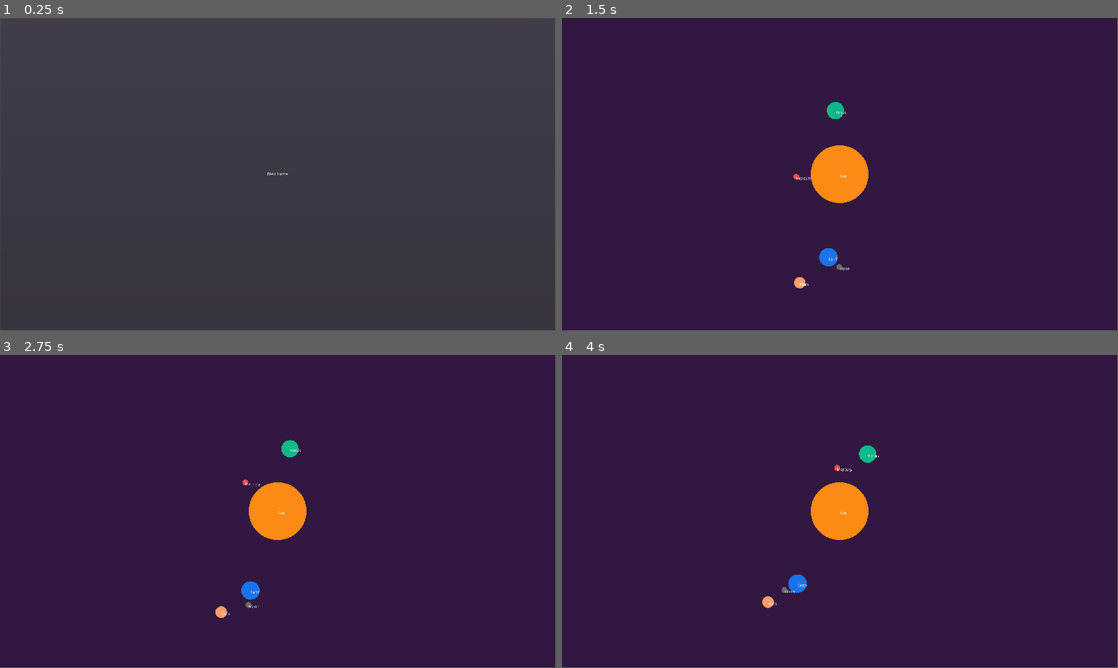
Above: before the commit, frames 1-4 (two rows, left to right).
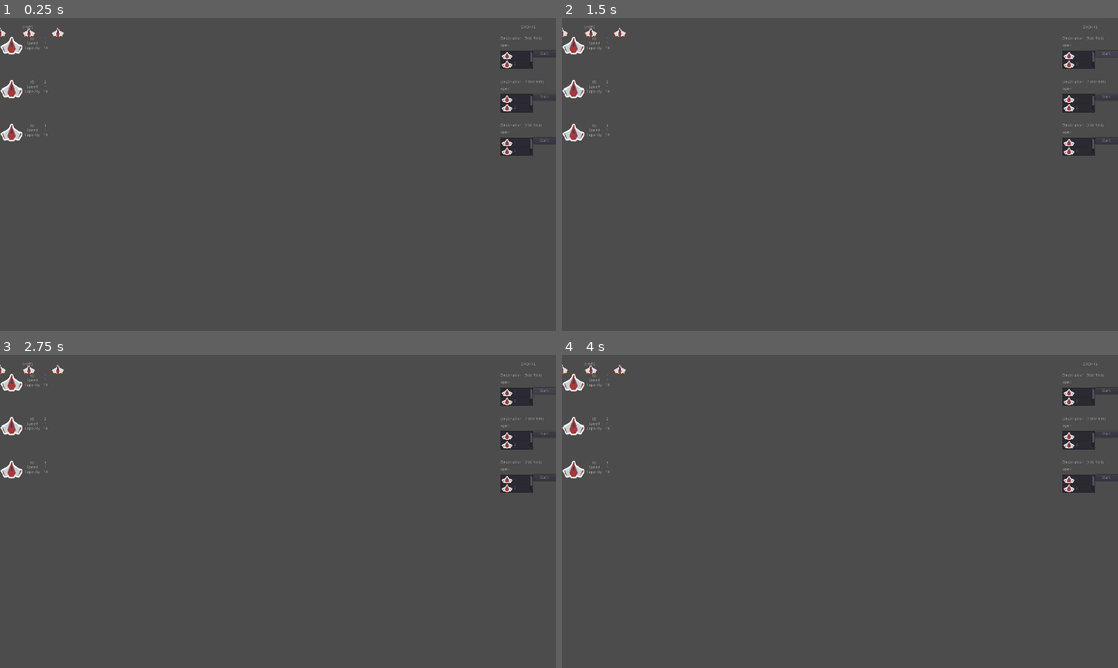
Above: after the commit, the same moments.

Repository: Stepets/BC3
Game: Godot game, scene res://scenes/Main.tscn
Two runs of this game, one before a commit and one after it. Both use one fixed random seed, a clock stepped at 60 frames per second and the inputs below. Before the commit the project starts from res://scenes/Game.tscn.
Inputs (mouse positions are in pixels of both pictures, inside the frame that each line leads up to):
- Up to frame 1 (0.25 s): no input
- Up to frame 2 (1.5 s): click (840, 174) at 0.5 s, where only the run before the commit has a clickable "New Game"; click (1106, 52) at 1.25 s, where only the run after the commit has a clickable "Start!"
- Up to frame 3 (2.75 s): click (544, 389) at 2 s, where only the run after the commit has a clickable "Start!"
- Up to frame 4 (4 s): click (1106, 389) at 2.75 s, where only the run after the commit has a clickable "Start!"; move the mouse to (962, 495) at 3.52 s; click (962, 495) at 3.67 s
In our replay, the window is 799x449 before the commit and 800x450 after it. These sizes can differ from the game's own. Grey fills any space a smaller window leaves; there, only what the larger window draws over its background counts as a difference.

The runs differ from the first frame. In frame 1, 1.1% of the frame differs, in the area x 0-100%, y 2-51%; in frame 2, 99%, in the area x 0-100%, y 0-100%; in frame 3, 99%; in frame 4, 99%.
Error before the commit: Invalid get index 'cycle_elapsed' (on base: 'Nil'). (res://scripts/Planet.gd:12)

Commit message:
Ships and Orders UI

Diff:
--- a/project.godot
+++ b/project.godot
@@ -9,11 +9,6 @@
 config_version=4
 
 _global_script_classes=[ {
-"base": "CanvasLayer",
-"class": "GlobalCanvasLayer",
-"language": "GDScript",
-"path": "res://scripts/GlobalCanvasLayer.gd"
-}, {
 "base": "Node2D",
 "class": "Map",
 "language": "GDScript",
@@ -90,7 +85,6 @@
 "path": "res://scripts/Viewport.gd"
 } ]
 _global_script_class_icons={
-"GlobalCanvasLayer": "",
 "Map": "",
 "OrbitData": "",
 "Planet": "",
@@ -111,13 +105,20 @@
 [application]
 
 config/name="Tycoon"
-run/main_scene="res://scenes/Game.tscn"
+run/main_scene="res://scenes/Main.tscn"
 config/icon="res://icon.png"
+
+[autoload]
+
+GlobalCanvasLayer="*res://scenes/GlobalCanvasLayer.tscn"
 
 [display]
 
 window/size/width=1920
 window/size/height=1080
+window/dpi/allow_hidpi=true
+window/vsync/use_vsync=false
+window/stretch/mode="2d"
 
 [rendering]
 
--- a/scenes/Main.tscn
+++ b/scenes/Main.tscn
@@ -4,3 +4,47 @@
 
 [node name="Main" type="Node2D"]
 script = ExtResource( 1 )
+
+[node name="OrdersLabel" type="Label" parent="."]
+margin_left = 1728.0
+margin_right = 1920.0
+margin_bottom = 64.0
+text = "Orders"
+align = 1
+valign = 1
+autowrap = true
+clip_text = true
+uppercase = true
+__meta__ = {
+"_edit_use_anchors_": false
+}
+
+[node name="Orders" type="ScrollContainer" parent="."]
+margin_left = 1728.0
+margin_top = 64.0
+margin_right = 1920.0
+margin_bottom = 1080.0
+__meta__ = {
+"_edit_use_anchors_": false
+}
+
+[node name="ShipsLabel" type="Label" parent="."]
+margin_right = 192.0
+margin_bottom = 64.0
+text = "Ships"
+align = 1
+valign = 1
+autowrap = true
+clip_text = true
+uppercase = true
+__meta__ = {
+"_edit_use_anchors_": false
+}
+
+[node name="Ships" type="ScrollContainer" parent="."]
+margin_top = 64.0
+margin_right = 192.0
+margin_bottom = 1080.0
+__meta__ = {
+"_edit_use_anchors_": false
+}
--- a/scenes/Ship.tscn
+++ b/scenes/Ship.tscn
@@ -4,13 +4,14 @@
 [ext_resource path="res://scripts/Ship.gd" type="Script" id=2]
 
 [sub_resource type="RectangleShape2D" id=1]
-extents = Vector2( 21.5645, 16.7225 )
+extents = Vector2( 24, 16 )
 
 [node name="Ship" type="KinematicBody2D"]
 script = ExtResource( 2 )
 
 [node name="Sprite" type="Sprite" parent="."]
-scale = Vector2( 0.5, 0.5 )
+position = Vector2( 0, 7.15256e-07 )
+scale = Vector2( 0.428571, 0.426667 )
 texture = ExtResource( 1 )
 
 [node name="Collision" type="CollisionShape2D" parent="."]
--- a/scenes/ShipList.tscn
+++ /dev/null
@@ -1,18 +0,0 @@
-[gd_scene format=2]
-
-[node name="ShipButton" type="Control"]
-margin_right = 83.0
-margin_bottom = 23.0
-__meta__ = {
-"_edit_use_anchors_": false
-}
-
-[node name="Sprite" type="Sprite" parent="."]
-
-[node name="Text" type="RichTextLabel" parent="."]
-margin_left = 33.0
-margin_right = 84.0
-margin_bottom = 23.0
-__meta__ = {
-"_edit_use_anchors_": false
-}
--- /dev/null
+++ b/scenes/ShipListItem.tscn
@@ -0,0 +1,81 @@
+[gd_scene load_steps=2 format=2]
+
+[ext_resource path="res://resource/ship1_icon.tres" type="Texture" id=1]
+
+[node name="ShipListItem" type="Node2D"]
+
+[node name="Sprite" type="Sprite" parent="."]
+position = Vector2( 40, 32 )
+scale = Vector2( 2.10526, 2.46154 )
+texture = ExtResource( 1 )
+
+[node name="IdLabel" type="Label" parent="."]
+margin_left = 80.0
+margin_top = -3.8147e-06
+margin_right = 144.0
+margin_bottom = 16.0
+text = "ID"
+align = 1
+valign = 1
+__meta__ = {
+"_edit_use_anchors_": false
+}
+
+[node name="Id" type="Label" parent="."]
+margin_left = 144.0
+margin_right = 168.0
+margin_bottom = 16.0
+text = "99"
+align = 1
+valign = 1
+__meta__ = {
+"_edit_use_anchors_": false
+}
+
+[node name="SpeedLabel" type="Label" parent="."]
+margin_left = 80.0
+margin_top = 16.0
+margin_right = 144.0
+margin_bottom = 32.0
+text = "Speed"
+align = 1
+valign = 1
+__meta__ = {
+"_edit_use_anchors_": false
+}
+
+[node name="Speed" type="Label" parent="."]
+margin_left = 144.0
+margin_top = 16.0
+margin_right = 168.0
+margin_bottom = 32.0
+text = "99"
+align = 1
+valign = 1
+__meta__ = {
+"_edit_use_anchors_": false
+}
+
+[node name="CapacityLable" type="Label" parent="."]
+margin_left = 80.0
+margin_top = 32.0
+margin_right = 144.0
+margin_bottom = 48.0
+text = "Capacity"
+align = 1
+valign = 1
+__meta__ = {
+"_edit_use_anchors_": false
+}
+
+[node name="Capacity" type="Label" parent="."]
+margin_left = 144.0
+margin_top = 32.0
+margin_right = 168.0
+margin_bottom = 48.0
+text = "99"
+align = 1
+valign = 1
+__meta__ = {
+"_edit_use_anchors_": false
+}
--- a/scripts/GlobalCanvasLayer.gd
+++ b/scripts/GlobalCanvasLayer.gd
@@ -1,12 +1,12 @@
 extends CanvasLayer
-class_name GlobalCanvasLayer
+#class_name GlobalCanvasLayer
 
 func _ready():
-	var context : ViewportWithContext = get_viewport()
-	context.register(null, "GlobalCanvasLayer", self)
-
-func set_ui(ui):
-	for c in get_children():
-		remove_child(c)
-		c.free()
-	add_child(ui)
+#	var context : ViewportWithContext = get_viewport()
+#	context.register(null, "GlobalCanvasLayer", self)
+	pass
+#func set_ui(ui):
+#	for c in get_children():
+#		remove_child(c)
+#		c.free()
+#	add_child(ui)
--- a/scripts/Main.gd
+++ b/scripts/Main.gd
@@ -2,6 +2,7 @@
 
 var shipTemplate
 var orderTemplate
+var shipListItemTemplate
 
 var shipsData = {
 	1 : {
@@ -37,7 +38,8 @@
 var currentOrders = {}
 
 func _ready():
-	orderTemplate      = preload("res://scenes/Order.tscn")
+	orderTemplate        = preload("res://scenes/Order.tscn")
+	shipListItemTemplate = preload("res://scenes/ShipListItem.tscn")
 
 	initShips()
 	initOrders()
@@ -50,6 +52,7 @@
 		var shipData = shipsData[shipId]
 		addShip(shipData)
 
+	updateShips()
 	pass
 
 func addShip(shipData):
@@ -59,6 +62,18 @@
 	currentShips[ship.id] = ship
 
 	add_child(ship)
+	pass
+
+func updateShips():
+	for shipId in currentShips:
+		var ship = currentShips[shipId]
+		var shipItem = shipListItemTemplate.instance()
+		#shipItem.get_node('Sprite').texture = ship.get_node('Sprite').texture
+		shipItem.get_node('Id').text = str(ship.id)
+		shipItem.get_node('Speed').text = str(ship.speed)
+		shipItem.get_node('Capacity').text = str(ship.capacity)
+		get_node("Ships").add_child(shipItem)
+		shipItem.set_position(Vector2(0,(ship.id-1)*150))
 	pass
 
 func initOrders():
@@ -74,17 +89,15 @@
 	order.id = orderData.id
 	order.title = orderData.title
 	order.destination = orderData.destination
-	order.destination = orderData.destination
 
 	currentOrders[order.id] = order
 
-	add_child(order)
+	get_node("Orders").add_child(order)
 	order.updateList()
 
 	pass
 
 func updateOrders():
-	print(1)
 	for orderId in currentOrders:
 		var order = currentOrders[orderId]
 		order.updateList()
--- a/scripts/Order.gd
+++ b/scripts/Order.gd
@@ -9,7 +9,7 @@
 func _ready():
 	add_to_group("orders")
 
-	set_global_position(Vector2((id-1)*250,900))
+	set_position(Vector2(0,(id-1)*150))
 	get_node("Description").text = "Destination: ("+str(destination.x)+","+str(destination.y)+")"
 	get_node("StatusText").text = status
 	pass
@@ -28,19 +28,19 @@
 		get_node('Button').hide()
 		get_node("StatusText").text = status
 
-		var currentShips = get_parent().currentShips
+		var currentShips = get_parent().get_parent().currentShips
 		for selectedId in selected:
 			var shipId = list.get_item_metadata(selectedId)
 			var ship   = currentShips[shipId]
 			ship.start(self)
 
-		get_parent().updateOrders()
+		get_parent().get_parent().updateOrders()
 	pass
 
 func stop():
 	status = 'complited'
 	get_node("StatusText").text = status
-	get_parent().updateOrders()
+	get_parent().get_parent().updateOrders()
 
 	pass
 
@@ -48,7 +48,7 @@
 	var list = get_node('List')
 	list.clear()
 
-	var currentShips = get_parent().currentShips
+	var currentShips = get_parent().get_parent().currentShips
 	for shipId in currentShips:
 		var ship : Ship = currentShips[shipId]
 		if(ship.status == 'free'):
